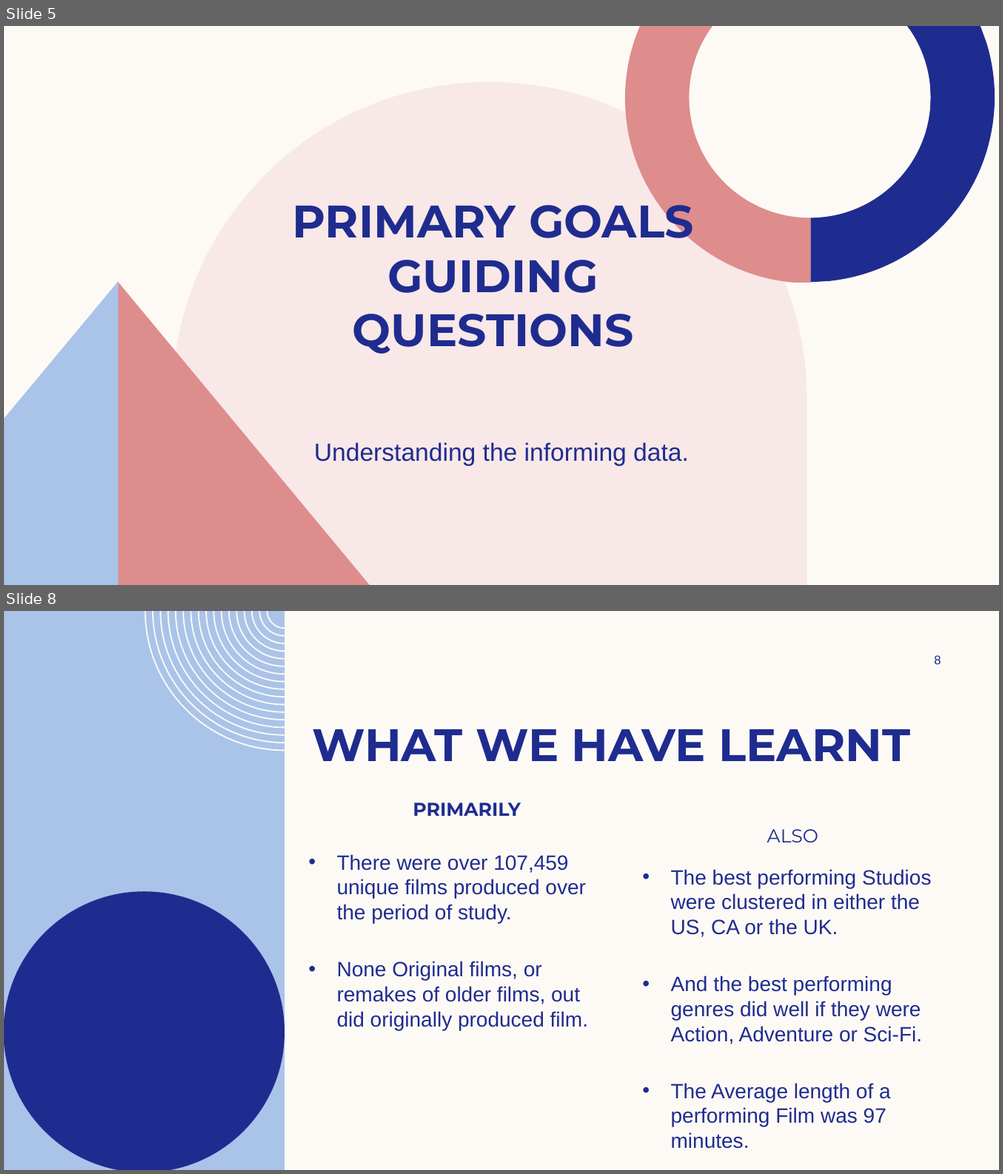
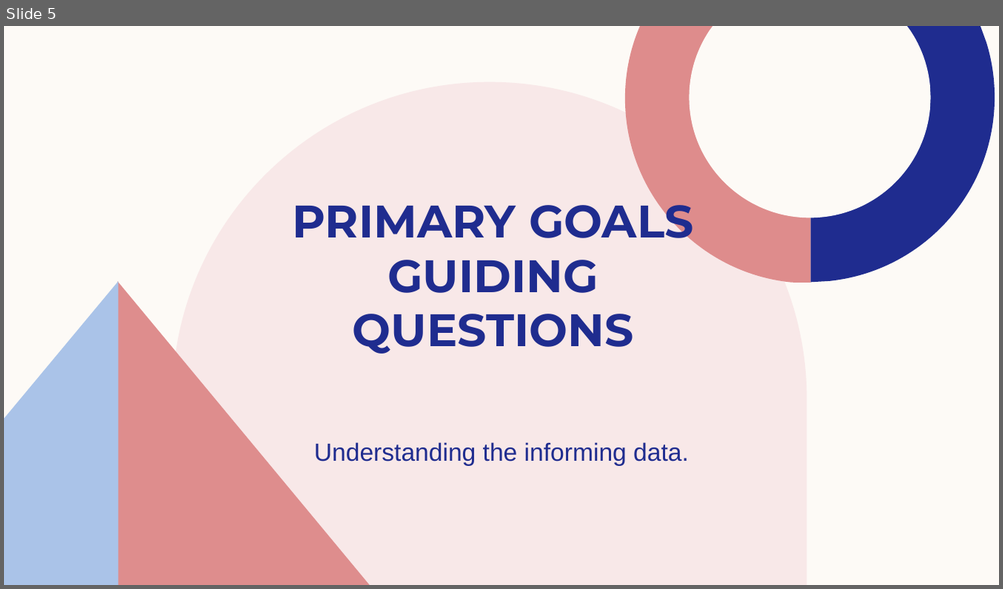
Before and after one commit to rurigi-waweru/dsc-waweru-phase-one-project, a slide deck: Presentation (MICROSOFT STUDIO).pptx. Shown one above the other, each under a label of ours: slides 5 and 8 before the commit, slide 5 after it; the slides between them are not shown. The pictures are 1003x1174 and 1003x589 pixels, drawn with LibreOffice and Linux fonts; fonts in the diff are those of the drawing; background and template pictures are left out. Boxes give left, top, right and bottom in pixels: in the first picture for what was removed or moved away, otherwise in the second. Text is boxed around its words. In the diff, an @@ line names an element or a change of style, - is before the commit and + after.

```diff
--- a/Presentation (MICROSOFT STUDIO).pptx
+++ b/Presentation (MICROSOFT STUDIO).pptx
@@ slide 8 removed at box(4, 611, 999, 1170), background #FDFAF6 @@
@@ freeform shape removed at box(4, 611, 284, 1170) @@
@@ freeform shape removed at box(145, 611, 284, 752) @@
@@ page number removed at box(933, 655, 940, 664) @@
-8
@@ title removed at box(312, 729, 910, 761) @@
-WHAT WE HAVE LEARNT
@@ text removed at box(412, 803, 521, 816) @@
-PRIMARILY
@@ text removed at box(767, 829, 818, 843) @@
-ALSO
@@ text removed at box(337, 854, 588, 1031) @@
-• There were over 107,459 unique films produced over the period of study.
-• None Original films, or remakes of older films, out did originally produced film.
@@ text removed at box(671, 869, 930, 1128) @@
-• The best performing Studios were clustered in either the US, CA or the UK.
-• And the best performing genres did well if they were Action, Adventure or Sci-Fi.
-• The Average length of a performing Film was 97 minutes.
@@ freeform shape removed at box(4, 891, 284, 1170) @@
```
Also in this commit, not shown: 4 slides changed, 9 slides added, 3 other slides removed, 22 other files.
